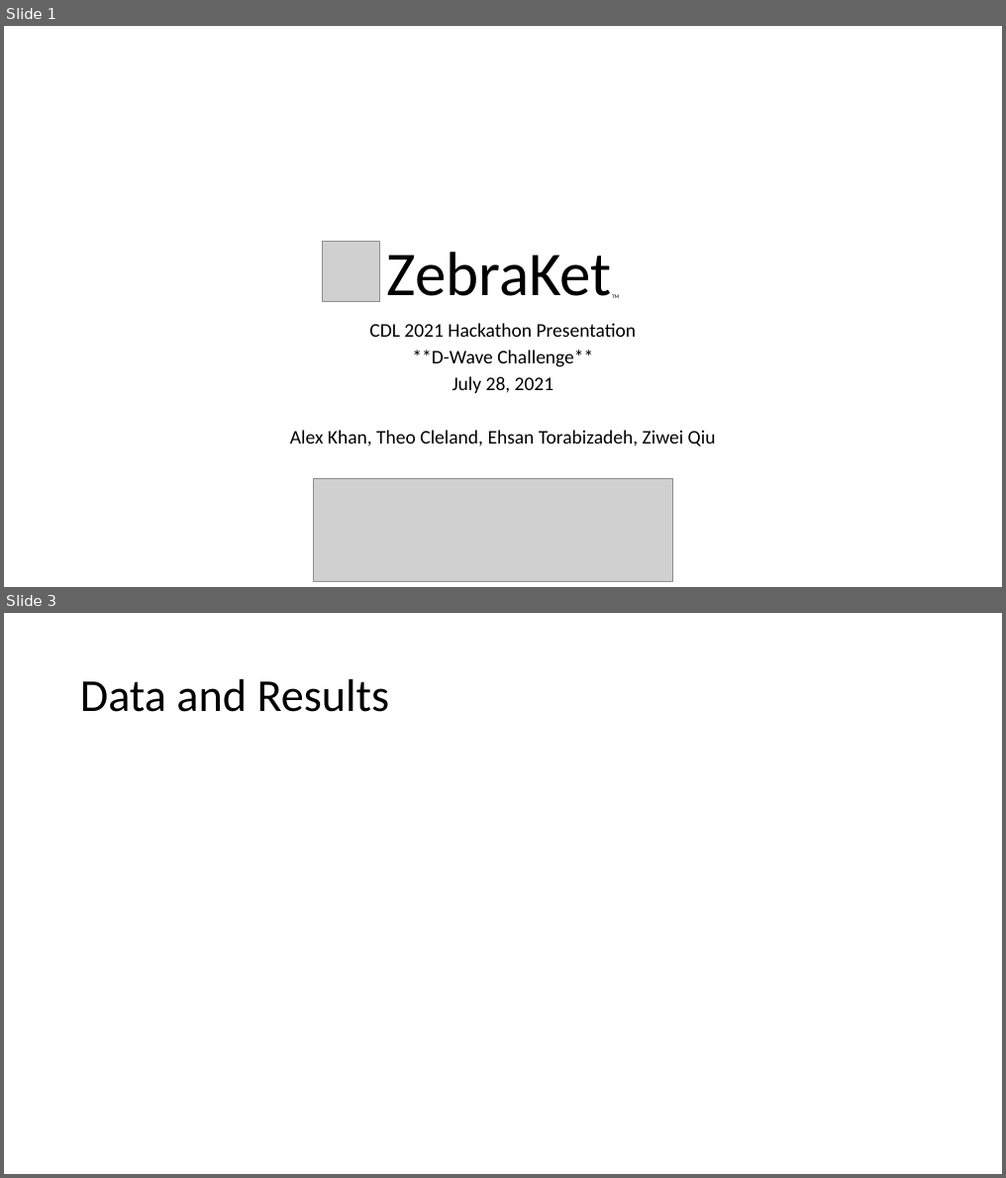
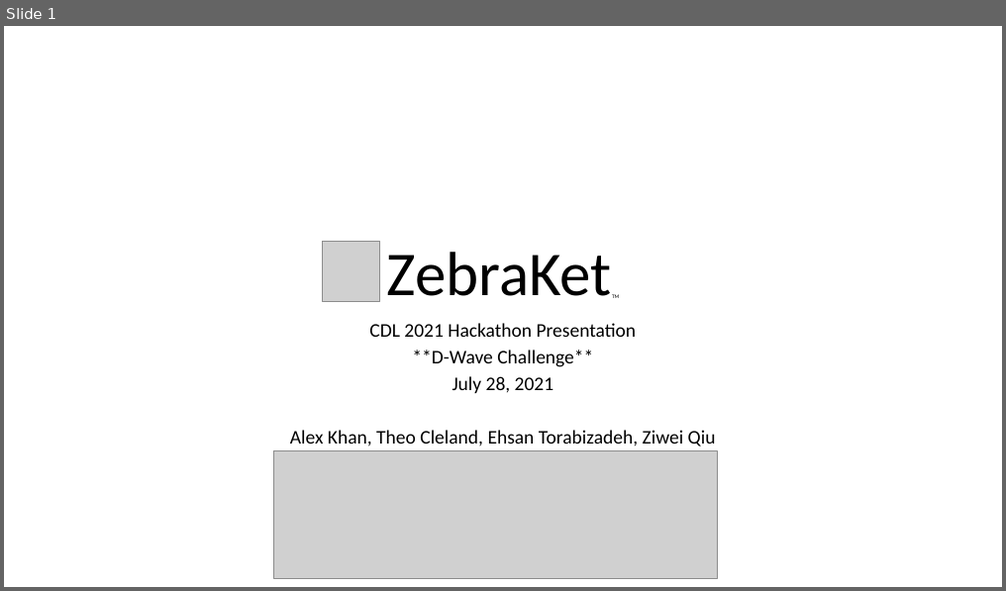
Before and after one commit to CDL-Quantum/Hackathon2021, a slide deck: ZebraKet/ZebraKet.pptx. Shown one above the other, each under a label of ours: slides 1 and 3 before the commit, slide 1 after it; the slides between them are not shown. The pictures are 1006x1178 and 1006x591 pixels, drawn with LibreOffice and Linux fonts; fonts in the diff are those of the drawing; grey boxes stand for pictures. Boxes give left, top, right and bottom in pixels: in the first picture for what was removed or moved away, otherwise in the second. Text is boxed around its words. In the diff, an @@ line names an element or a change of style, - is before the commit and + after.

Commit message:
Updated powerpoint and images

```diff
--- a/ZebraKet/ZebraKet.pptx
+++ b/ZebraKet/ZebraKet.pptx
@@ slide 3 removed at (4,613,1002,1174), background #FFFFFF @@
@@ title removed at (80,679,390,712) @@
-Data and Results
@@ slide 1 changed as well @@
@@ picture: place and size @@
-picture at (313,478,673,581)
+picture at (273,452,718,578)
```
Also in this commit, not shown: 4 slides added, 2 other slides removed, 2 other files.
